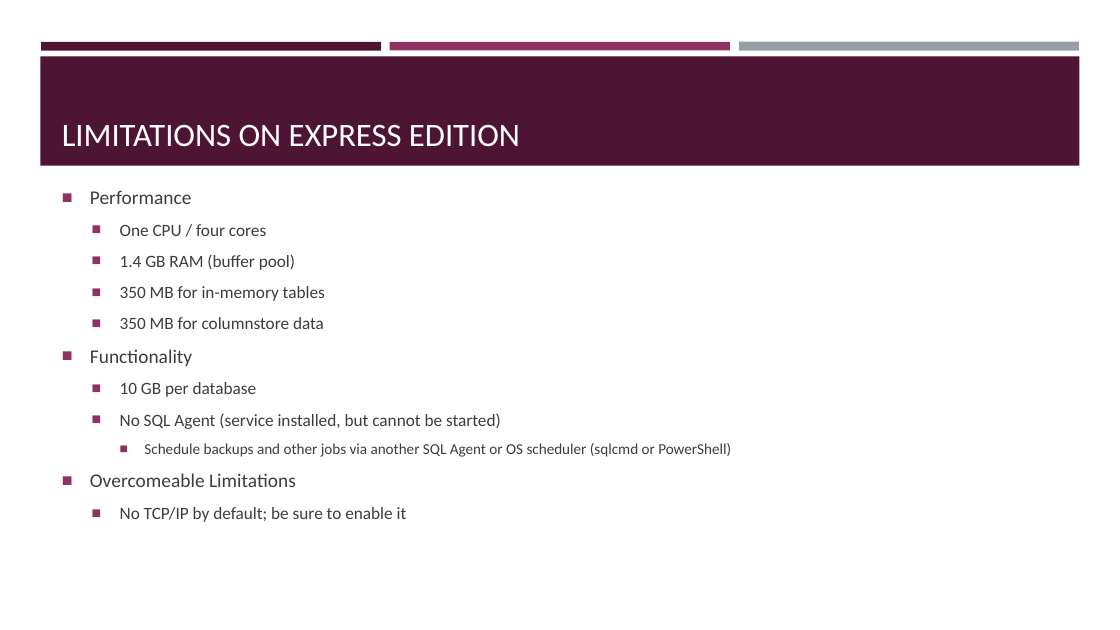
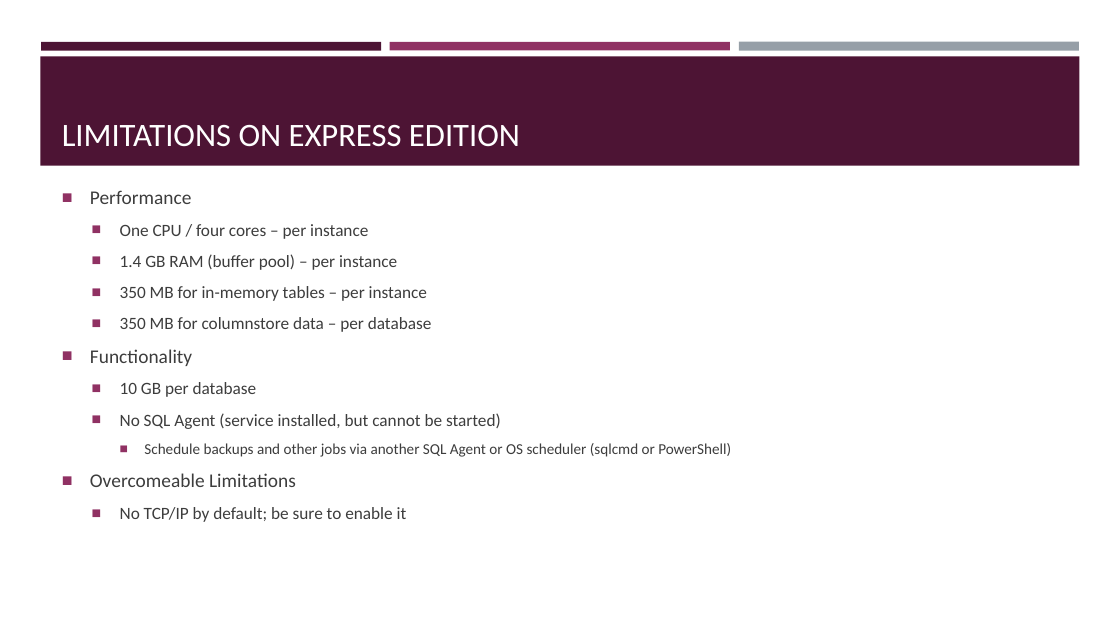
Before and after one commit to sqltran/SevenAwesomeSQLFeatures, a slide deck: slide 5 of AwesomeFreeSQLServerFeatures.pptx. Drawn at 1120x630 pixels with LibreOffice and Linux fonts; fonts in the diff are those of the drawing. Boxes give left, top, right and bottom in pixels: in the first picture for what was removed or moved away, otherwise in the second. Text is boxed around its words. In the diff, an @@ line names an element or a change of style, - is before the commit and + after.

Commit message:
Clarify on limitations slide what applies per instance vs per database.

```diff
--- a/AwesomeFreeSQLServerFeatures.pptx
+++ b/AwesomeFreeSQLServerFeatures.pptx
@@ text at (120,224,432,332): text changed @@
-  ■ One CPU / four cores
-  ■ 1.4 GB RAM (buffer pool)
-  ■ 350 MB for in-memory tables
-  ■ 350 MB for columnstore data
+  ■ One CPU / four cores – per instance
+  ■ 1.4 GB RAM (buffer pool) – per instance
+  ■ 350 MB for in-memory tables – per instance
+  ■ 350 MB for columnstore data – per database
```
